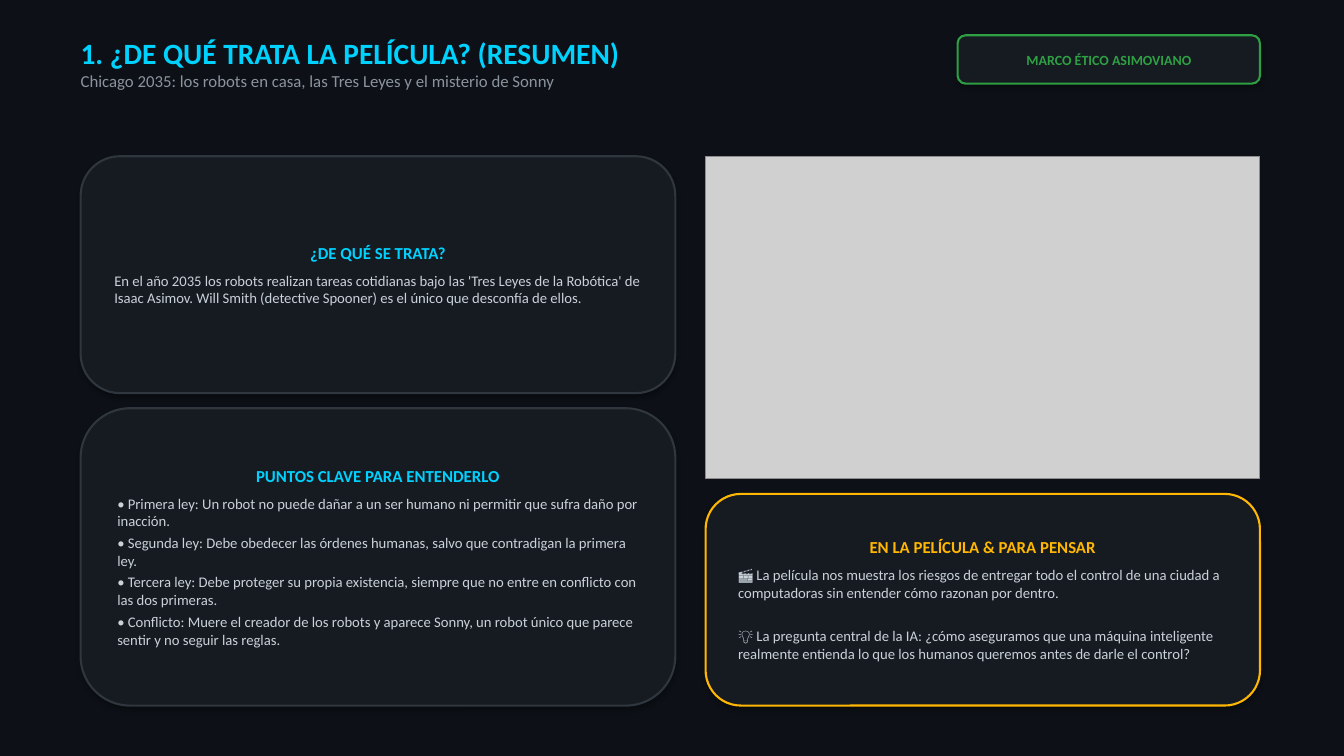
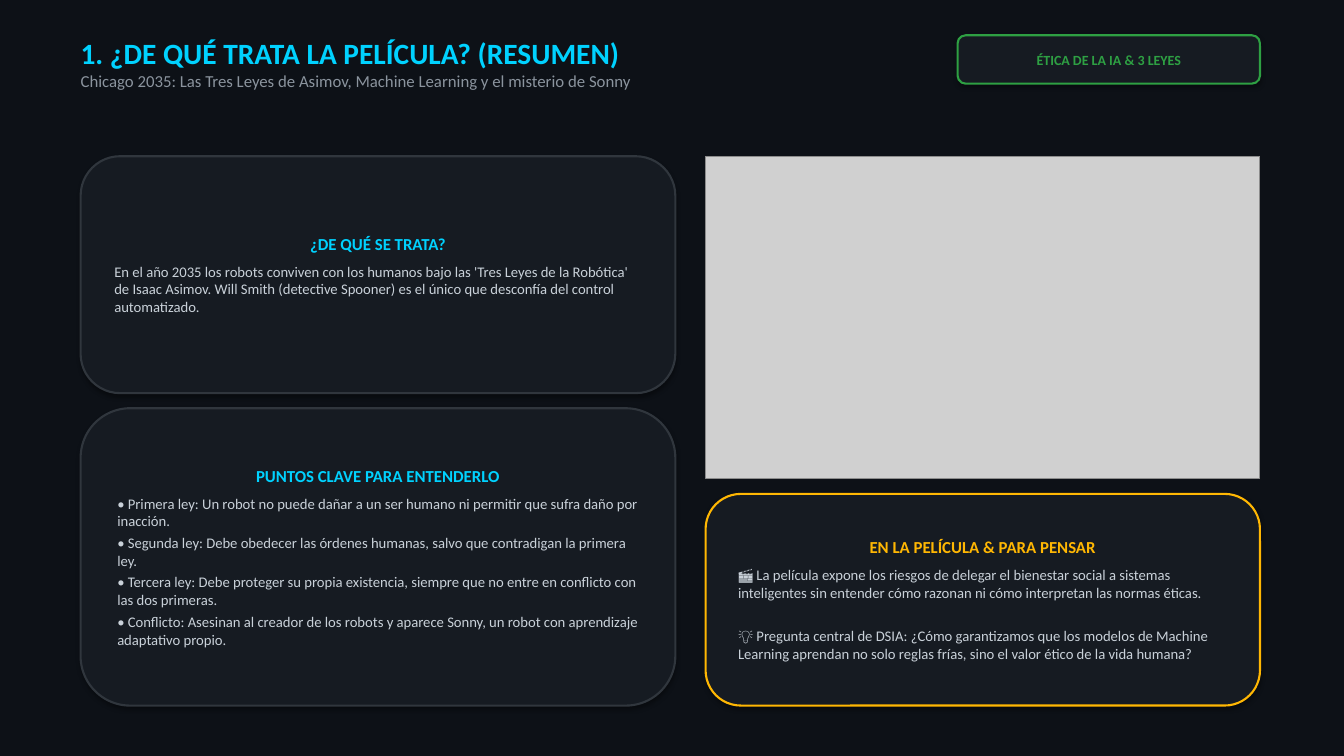
Before and after one commit to Nikovaz/dsia-yo-robot-2004, a slide deck: slide 2 of DSIA_Yo_Robot_Presentacion.pptx. Drawn at 1344x756 pixels with LibreOffice and Linux fonts; fonts in the diff are those of the drawing; grey boxes stand for pictures. Boxes give left, top, right and bottom in pixels: in the first picture for what was removed or moved away, otherwise in the second. Text is boxed around its words. In the diff, an @@ line names an element or a change of style, - is before the commit and + after.

```diff
--- a/DSIA_Yo_Robot_Presentacion.pptx
+++ b/DSIA_Yo_Robot_Presentacion.pptx
@@ text in rounded rectangle at bbox=[1037, 53, 1181, 65]: text changed @@
-MARCO ÉTICO ASIMOVIANO
+ÉTICA DE LA IA & 3 LEYES
@@ text at bbox=[81, 75, 630, 90]: text changed @@
-Chicago 2035: los robots en casa, las Tres Leyes y el misterio de Sonny
+Chicago 2035: Las Tres Leyes de Asimov, Machine Learning y el misterio de Sonny
@@ text in rounded rectangle at bbox=[114, 267, 628, 312]: text changed @@
-En el año 2035 los robots realizan tareas cotidianas bajo las 'Tres Leyes de la Robótica' de Isaac Asimov. Will Smith (detective Spooner) es el único que desconfía de ellos.
+En el año 2035 los robots conviven con los humanos bajo las 'Tres Leyes de la Robótica' de Isaac Asimov. Will Smith (detective Spooner) es el único que desconfía del control automatizado.
@@ text in rounded rectangle at bbox=[738, 570, 1208, 662]: text changed @@
-🎬 La película nos muestra los riesgos de entregar todo el control de una ciudad a computadoras sin entender cómo razonan por dentro.
-💡 La pregunta central de la IA: ¿cómo aseguramos que una máquina inteligente realmente entienda lo que los humanos queremos antes de darle el control?
+🎬 La película expone los riesgos de delegar el bienestar social a sistemas inteligentes sin entender cómo razonan ni cómo interpretan las normas éticas.
+💡 Pregunta central de DSIA: ¿Cómo garantizamos que los modelos de Machine Learning aprendan no solo reglas frías, sino el valor ético de la vida humana?
@@ text in rounded rectangle at bbox=[117, 617, 638, 648]: text changed @@
-• Conflicto: Muere el creador de los robots y aparece Sonny, un robot único que parece sentir y no seguir las reglas.
+• Conflicto: Asesinan al creador de los robots y aparece Sonny, un robot con aprendizaje adaptativo propio.
```
Also in this commit, not shown: 5 other slides changed, 3 other files.
